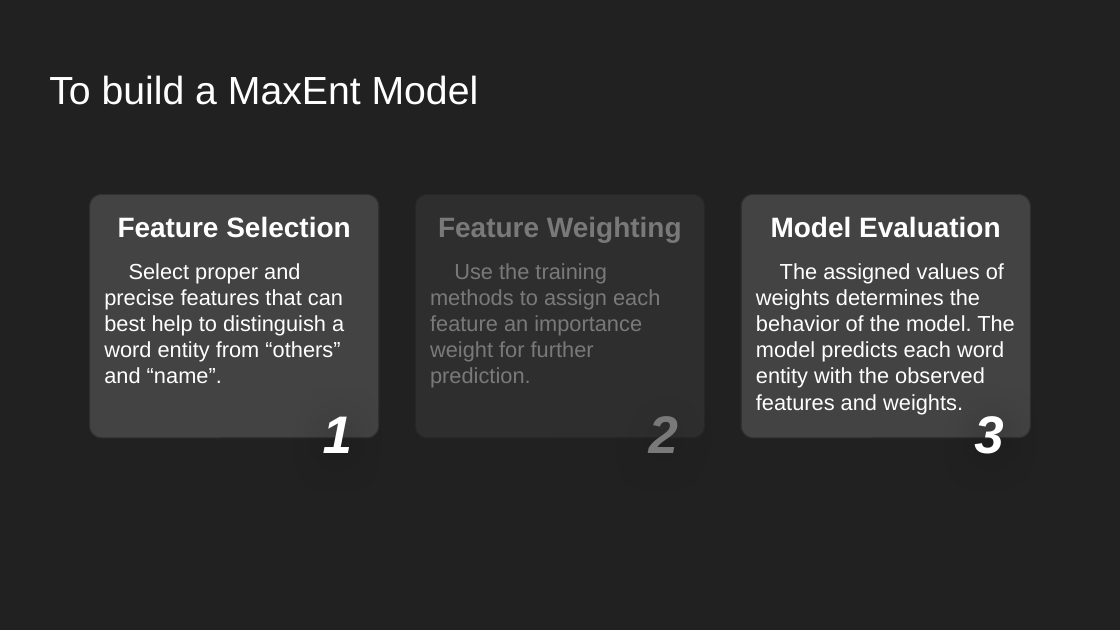
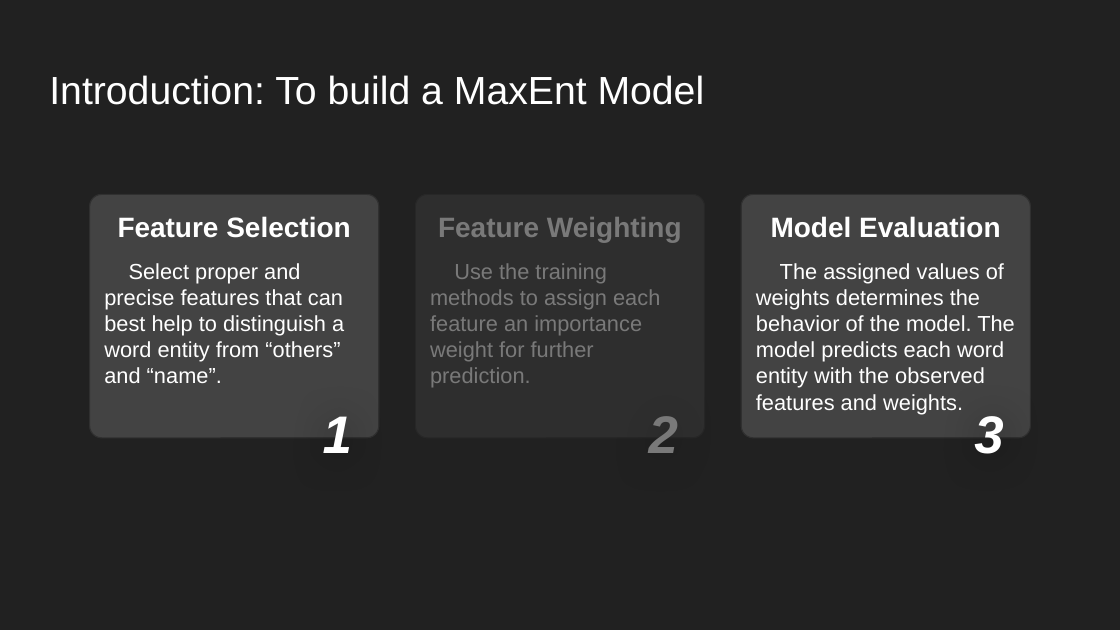
Before and after one commit to YanzhenHuang/CISC3025-Name-Entity, a slide deck: slide 2 of CISC3025-Project3-Presentation.pptx. Drawn at 1120x630 pixels with LibreOffice and Linux fonts; fonts in the diff are those of the drawing. Boxes give left, top, right and bottom in pixels: in the first picture for what was removed or moved away, otherwise in the second. Text is boxed around its words. In the diff, an @@ line names an element or a change of style, - is before the commit and + after.

```diff
--- a/CISC3025-Project3-Presentation.pptx
+++ b/CISC3025-Project3-Presentation.pptx
@@ title at [49, 75, 705, 105]: text changed @@
-To build a MaxEnt Model
+Introduction: To build a MaxEnt Model
```
Also in this commit, not shown: 1 other slide changed, 5 slides added, 1 other file.
